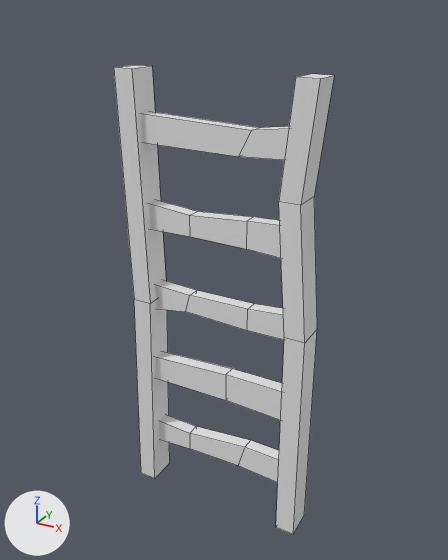
The FBX model Forage and Brew/Assets/GA/Meshes/Int_Maison/SM_Echelle_01.fbx, before and after one commit.
One viewpoint serves both versions: a 50 mm camera at (0.84, -2.42, 2.47) aimed at (-0.47, -0.03, 1.28). Lighting does not change. The marker at lower left points along +X, +Y and +Z. Mesh edges are drawn as thin lines. Where no turn or scale is listed for an object, it has been applied to the vertices.
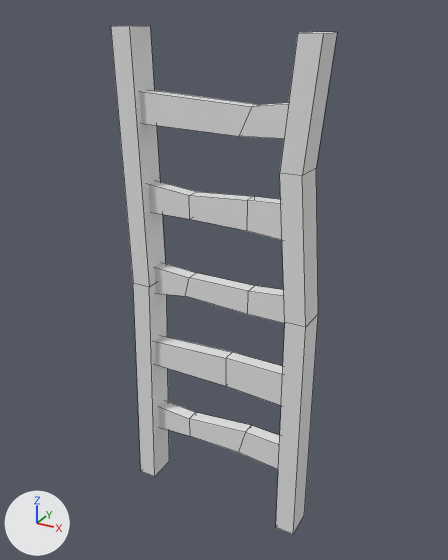
Edits to the scene script, one JSON object a line:
```json
{"block": "me_mesh", "where": "me_mesh.from_pydata(...)  # 100 vertices, 86 faces; spans x -0.95..0.0, y -0.15..0.0, z 0.0..2.23"}
{"block": "me_mesh", "where": "# used by ob_box055; location = (0.0, 0.0, 0.0)"}
{"block": "me_mesh", "change": "me_mesh part 1: the loose piece of 12 vertices spanning x -0.95..-0.82, y -0.15..0.0, z 0.0..2.23 is scaled about its middle by (1, 1, 1.07), then moved by (0.0, 0.0, 0.09)"}
{"block": "me_mesh", "change": "me_mesh part 2: the loose piece of 12 vertices spanning x -0.87..-0.07, y -0.11..-0.05, z 1.9..2.04 is moved by (0.0, 0.0, 0.09)"}
{"block": "me_mesh", "change": "me_mesh part 3: the loose piece of 16 vertices spanning x -0.87..-0.07, y -0.1..-0.03, z 1.46..1.62 is moved by (0.0, 0.0, 0.09)"}
{"block": "me_mesh", "change": "me_mesh part 4: the loose piece of 16 vertices spanning x -0.87..-0.07, y -0.1..-0.03, z 1.06..1.2 is moved by (0.0, 0.0, 0.09)"}
{"block": "me_mesh", "change": "me_mesh part 5: the loose piece of 12 vertices spanning x -0.87..-0.07, y -0.11..-0.05, z 0.64..0.81 is moved by (0.0, 0.0, 0.09)"}
{"block": "me_mesh", "change": "me_mesh part 6: the loose piece of 16 vertices spanning x -0.87..-0.07, y -0.1..-0.03, z 0.24..0.39 is moved by (0.0, 0.0, 0.09)"}
{"block": "me_mesh", "change": "me_mesh part 7: the loose piece of 16 vertices spanning x -0.15..0.0, y -0.15..0.0, z 0.0..2.23 is scaled about the mesh origin by (1, 1, 1.07)"}
```

Location of each change, [x1, y1, x2, y2] in pixels of the pictures (448 x 560 px; the box of a moved part takes in the faces that stretch with it):
```json
{"object": "Box055", "change": "reshaped", "before": [114, 65, 334, 534], "after": [111, 26, 337, 534], "on screen": "8% taller"}
{"part": 1, "of": "me_mesh", "change": "moved or reshaped", "before": [114, 65, 170, 478], "after": [111, 26, 169, 477]}
{"part": 2, "of": "me_mesh", "change": "moved or reshaped", "before": [140, 111, 289, 160], "after": [139, 90, 289, 139]}
{"part": 3, "of": "me_mesh", "change": "moved or reshaped", "before": [149, 200, 281, 258], "after": [148, 181, 282, 240]}
{"part": 4, "of": "me_mesh", "change": "moved or reshaped", "before": [155, 280, 284, 340], "after": [154, 263, 285, 323]}
{"part": 5, "of": "me_mesh", "change": "moved or reshaped", "before": [156, 351, 282, 420], "after": [155, 336, 283, 406]}
{"part": 6, "of": "me_mesh", "change": "moved or reshaped", "before": [159, 415, 279, 483], "after": [159, 401, 280, 469]}
{"part": 7, "of": "me_mesh", "change": "moved or reshaped", "before": [276, 74, 334, 534], "after": [276, 32, 337, 534]}
```
